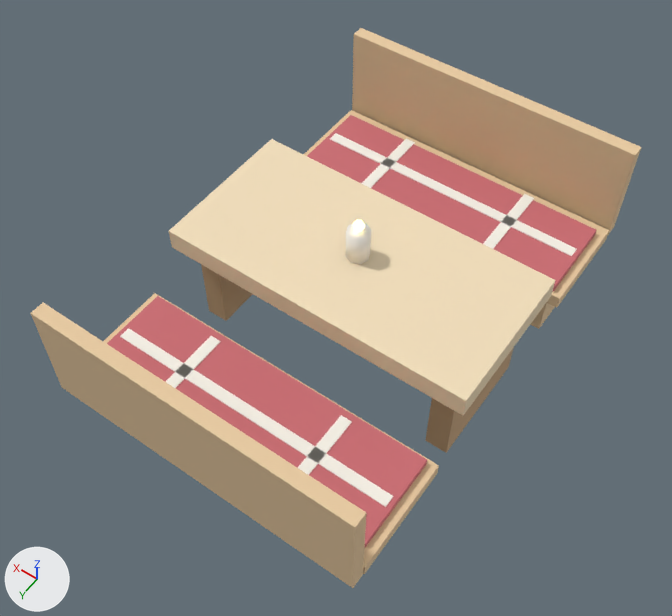
The glTF model cafe-chaos/models/27-cafe-canada/table-ca-4.glb as it was, and as the next commit left it.
Rendered twice from a 50 mm camera at (-0.0677, 0.1023, 0.1676) aimed at (0.0013, 0.0057, 0.0158). The axes (+X, +Y, +Z) are drawn at lower left. The lights are the same throughout. The older version comes first. Where no turn or scale is listed for an object, it has been applied to the vertices.

Names of what the first picture shows: 'BenchBack', 'BenchBackCushion', 'BenchBackStripes', 'BenchFront', 'BenchFrontCushion', 'BenchFrontStripes', 'Candle', 'Legs', 'Top.001' and 1 more.
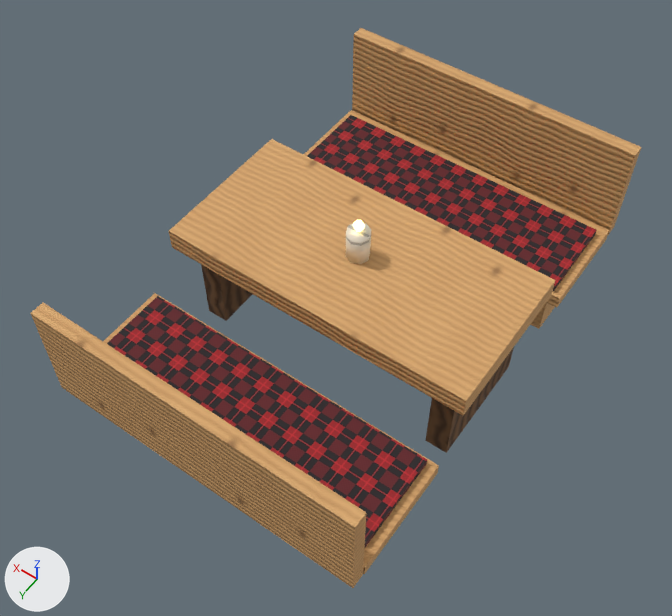
Where the change shows, as pixel boxes [x1, y1, x2, y2] in the pictures (672 x 616 px):
'Top.001', recoloured (darker): [169, 139, 556, 416] in both
'BenchFront', recoloured (darker): [303, 28, 641, 329] in both
'BenchBack', recoloured (darker): [31, 293, 439, 588] in both
'BenchBackCushion', recoloured (darker): [107, 296, 427, 547] in both
'BenchFrontCushion', recoloured (pink to red): [307, 115, 597, 291] in both
'BenchBackStripes', deleted: before [120, 328, 393, 507]
'BenchFrontStripes', deleted: before [330, 133, 577, 256]
'Legs', recoloured: [201, 264, 514, 453] in both
'Candle', recoloured: [345, 223, 371, 264] in both

The change in detail:
Picture 'tex-Pine' (img_tex_pine) is new.
Picture 'nrm-Pine' (img_nrm_pine) is new.
Picture 'tex-Trunk' (img_tex_trunk) is new.
Picture 'nrm-Trunk' (img_nrm_trunk) is new.
Picture 'tex-Cream' (img_tex_cream) is new.
Picture 'nrm-Cream' (img_nrm_cream) is new.
Picture 'tex-Plaid' (img_tex_plaid) is new.
Material 'Pine.002' (mat_pine_002) is new.
Uses the picture img_nrm_pine.
Uses the picture img_tex_pine.
Material 'Trunk.002' (mat_trunk_002) is new.
Uses the picture img_nrm_trunk.
Uses the picture img_tex_trunk.
Material 'Cream.002' (mat_cream_002) is new.
Uses the picture img_nrm_cream.
Uses the picture img_tex_cream.
Material 'Plaid.002' (mat_plaid_002) is new.
Its texture is img_tex_plaid.
Its roughness is 0.9.
me_benchback has 32 vertices, 48 faces and spans x -0.035..0.035, y 0.024..0.0515, z 0.0..0.037.
me_benchback no longer uses material mat_pine (beige #eacba2).
me_benchback gains material mat_pine_002.
me_benchbackcushion has 8 vertices, 12 faces and spans x -0.033..0.033, y 0.025..0.045, z 0.0135..0.0165.
me_benchbackcushion no longer uses material mat_plaid (pink #ce6f76).
me_benchbackcushion gains material mat_plaid_002 (picture img_tex_plaid).
me_benchfront has 32 vertices, 48 faces and spans x -0.035..0.035, y -0.0515..-0.024, z 0.0..0.037.
me_benchfront no longer uses material mat_pine (beige #eacba2).
me_benchfront gains material mat_pine_002.
me_benchfrontcushion has 8 vertices, 12 faces and spans x -0.033..0.033, y -0.045..-0.025, z 0.0135..0.0165.
me_benchfrontcushion no longer uses material mat_plaid (pink #ce6f76).
me_benchfrontcushion gains material mat_plaid_002 (picture img_tex_plaid).
me_candle has 16 vertices, 28 faces and spans x -0.0025..0.0025, y -0.0025..0.0025, z 0.028..0.035.
me_candle no longer uses material mat_cream (white #fcf7ed).
me_candle gains material mat_cream_002.
me_legs has 24 vertices, 36 faces and spans x -0.0315..0.0315, y -0.013..0.013, z 0.0..0.023.
me_legs no longer uses material mat_pinedark (brown #c8a67e).
me_legs gains material mat_trunk_002.
me_top_001 has 8 vertices, 12 faces and spans x -0.035..0.035, y -0.017..0.017, z 0.023..0.028.
me_top_001 no longer uses material mat_maple (beige #f3dfbc).
me_top_001 gains material mat_pine_002.
Object 'BenchBackStripes' (ob_benchbackstripes) is deleted.
Object 'BenchFrontStripes' (ob_benchfrontstripes) is deleted.
